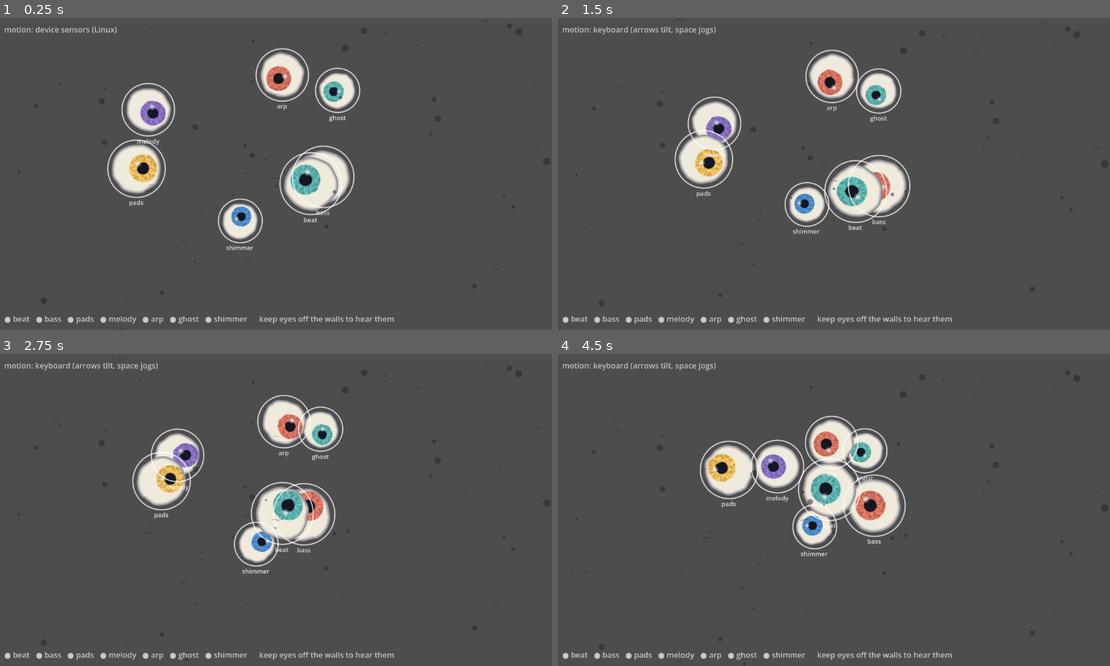
Above: before the commit, frames 1-4 (two rows, left to right).
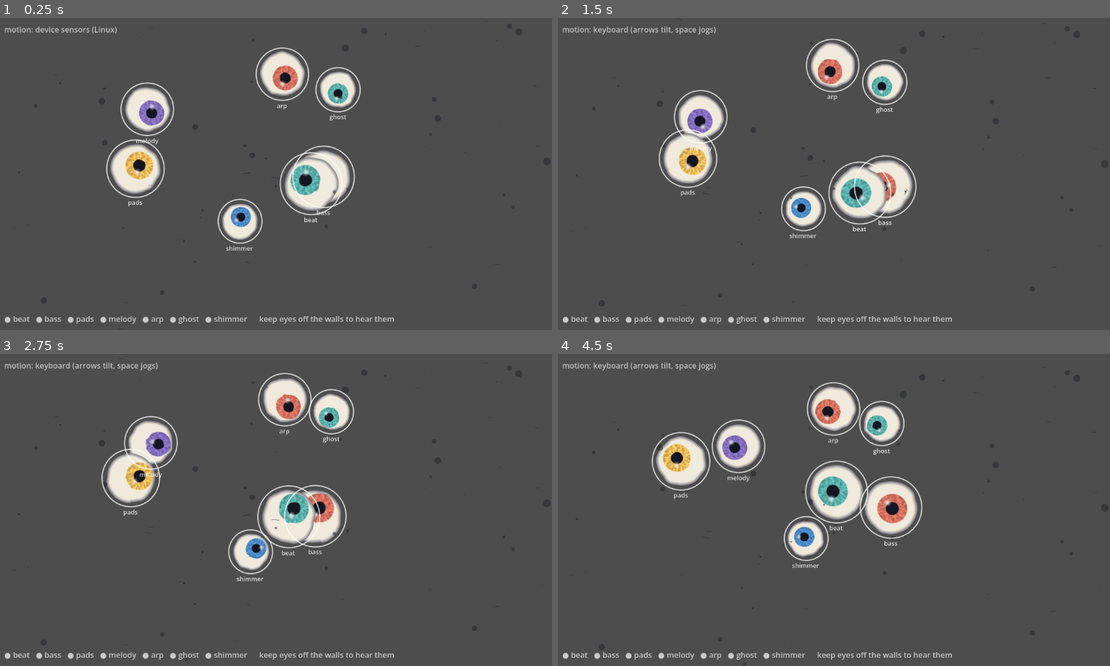
Above: after the commit, the same moments.

Repository: Luan-vP/godot-project-1
Game: Godot game, scene res://features/levels/secret_eyes/eye_band_demo.tscn
Two runs of this game, one before a commit and one after it. Both use one fixed random seed, a clock stepped at 60 frames per second and the inputs below. This scene is started directly instead of the project's main scene.
Inputs (mouse positions are in pixels of both pictures, inside the frame that each line leads up to):
- Up to frame 1 (0.25 s): no input
- Up to frame 2 (1.5 s): tap Enter (ui_accept) at 0.5, 0.77 s; move the mouse to (955, 158) at 0.52 s; hold Right (ui_right) 0.53-1.25 s; hold Shift 0.53-1.25 s; click (955, 158) at 0.67 s; drag from (723, 189) to (806, 236) at 1.27 s
- Up to frame 3 (2.75 s): move the mouse to (331, 441) at 2.02 s; hold Right (ui_right) from 2.03 s (still down); tap Ctrl at 2.1 s
- Up to frame 4 (4.5 s): release Right (ui_right) at 2.75 s; drag from (806, 572) to (662, 463) at 2.77 s; move the mouse to (999, 556) at 3.52 s; hold Left (ui_left) 3.53-4.25 s; tap 1 at 3.6 s; tap Enter (ui_accept) at 3.77 s; drag from (662, 463) to (751, 432) at 4.27 s

The runs differ from the first frame. In frame 1, 3.1% of the frame differs, in the area x 19-66%, y 9-75%; in frame 2, 7.4%; in frame 3, 9.0%; in frame 4, 11%, in the area x 17-66%, y 8-69%.

Commit message:
Loosen the eye band's centre pull to 0.1
Picked by ear: eyes drift onto the walls more on their own, so keeping the
band playing takes some work.

Claude-Session: https://claude.ai/code/session_01FxqJtr7HgJpGyaYgGkCwGy

Diff:
--- a/features/levels/secret_eyes/eye_band_demo.gd
+++ b/features/levels/secret_eyes/eye_band_demo.gd
@@ -10,9 +10,10 @@
 ## seconds and stay there, which would leave the band silent almost at once.
 ## A soft spring towards the middle, in 1/second^2, keeps them afloat by
 ## default, weak enough that holding a tilt still pins them to a wall. At 0.8
-## even a full tilt pinned nothing; at 0.4 a held tilt pins most of them and
-## a free tank still loses the odd part for a bar or two.
-const CENTRE_PULL := 0.4
+## even a full tilt pinned nothing; at 0.4 a free tank played nearly the whole
+## arrangement. 0.1, chosen by ear, leaves the eyes looser: more drifting onto
+## walls on their own, and more work to keep the band playing.
+const CENTRE_PULL := 0.1
 
 const RING_GAP := 7.0
 const PLAYING_COLOR := Color(1.0, 1.0, 1.0, 0.8)
Not shown, changed: features/levels/secret_eyes/README.md
